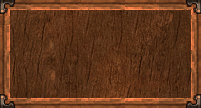
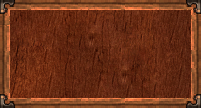
Two versions of the same layered image (201 × 108). Layer-by-layer changes:
renamed "Capa 10" to "Capa 12", painted on it over bbox(10, 10, 191, 98)
